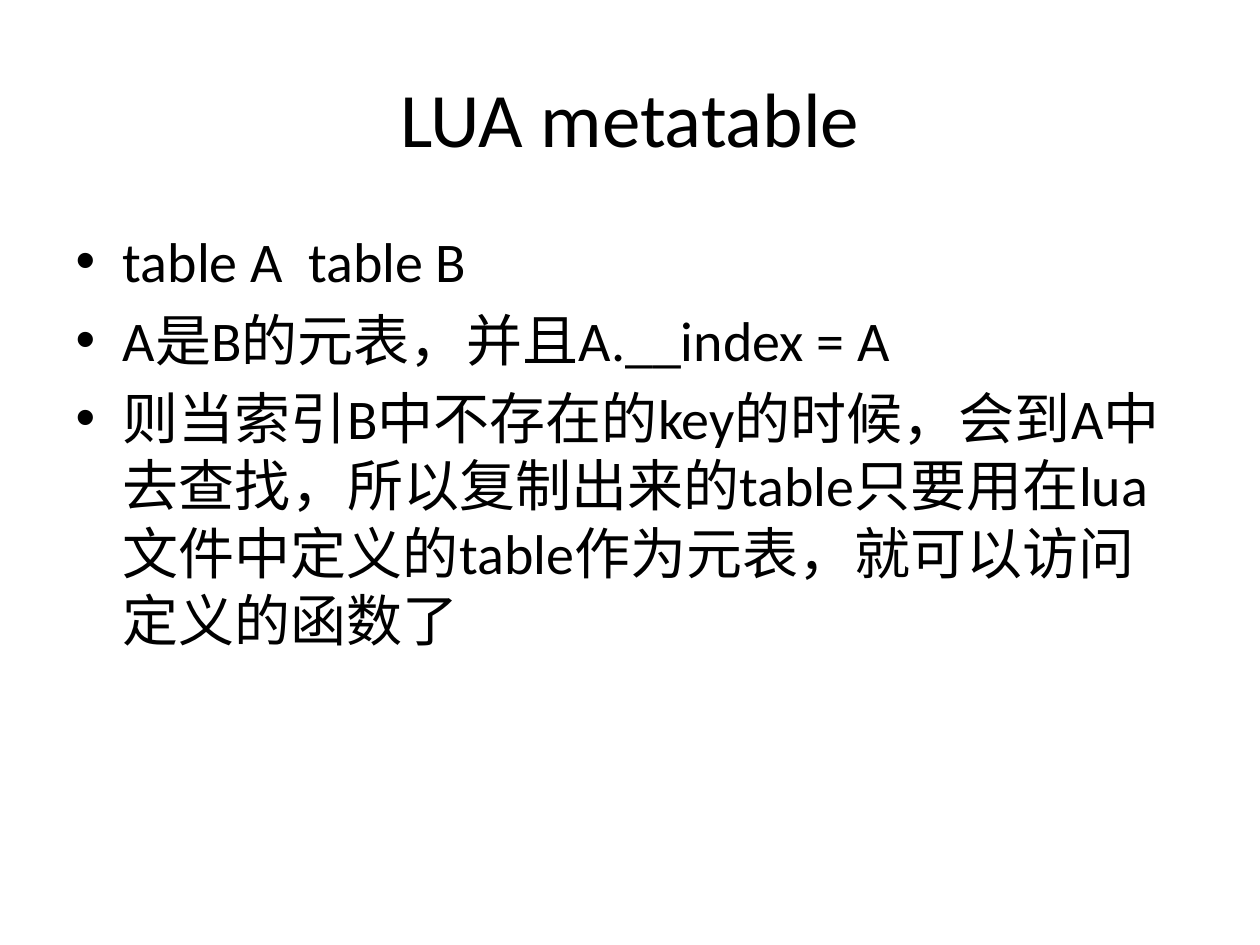
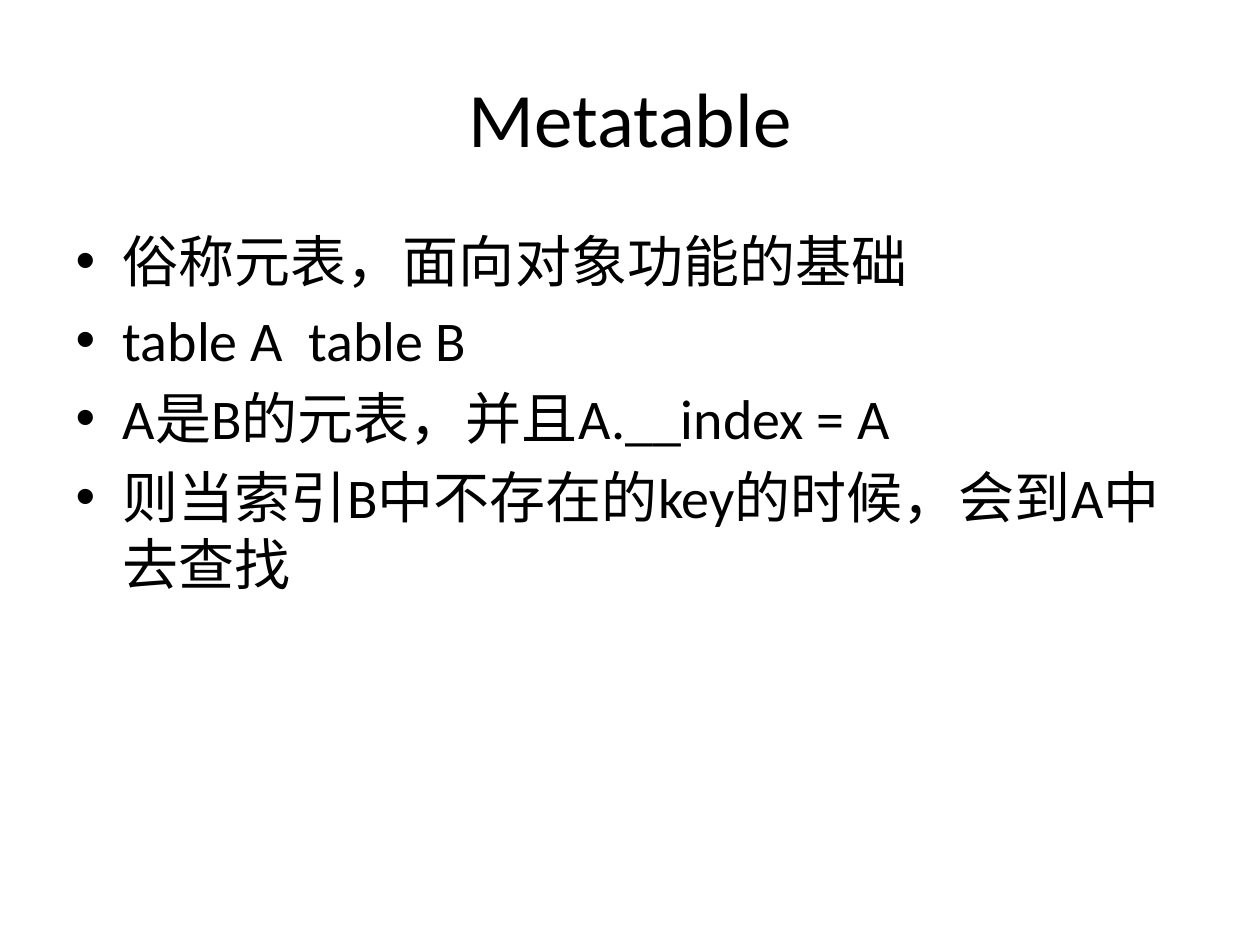
Before and after one commit to henryfung01/StreetFighter, a slide deck: slide 17 of lua1.pptx (slide 31 before the commit). Drawn at 1260x945 pixels with LibreOffice and Linux fonts; fonts in the diff are those of the drawing. Boxes give left, top, right and bottom in pixels: in the first picture for what was removed or moved away, otherwise in the second. Text is boxed around its words. In the diff, an @@ line names an element or a change of style, - is before the commit and + after.

```diff
--- a/lua1.pptx
+++ b/lua1.pptx
@@ title at (468, 93, 791, 148): text changed @@
-LUA metatable
+Metatable
@@ text at (123, 234, 907, 288): paragraph added @@
+• 俗称元表，面向对象功能的基础
@@ text at (123, 471, 1160, 527): text changed @@
-• 则当索引B中不存在的key的时候，会到A中去查找，所以复制出来的table只要用在lua文件中定义的table作为元表，就可以访问定义的函数了
+• 则当索引B中不存在的key的时候，会到A中去查找
```
Also in this commit, not shown: 9 other slides changed, 26 slides added, 12 slides removed.
